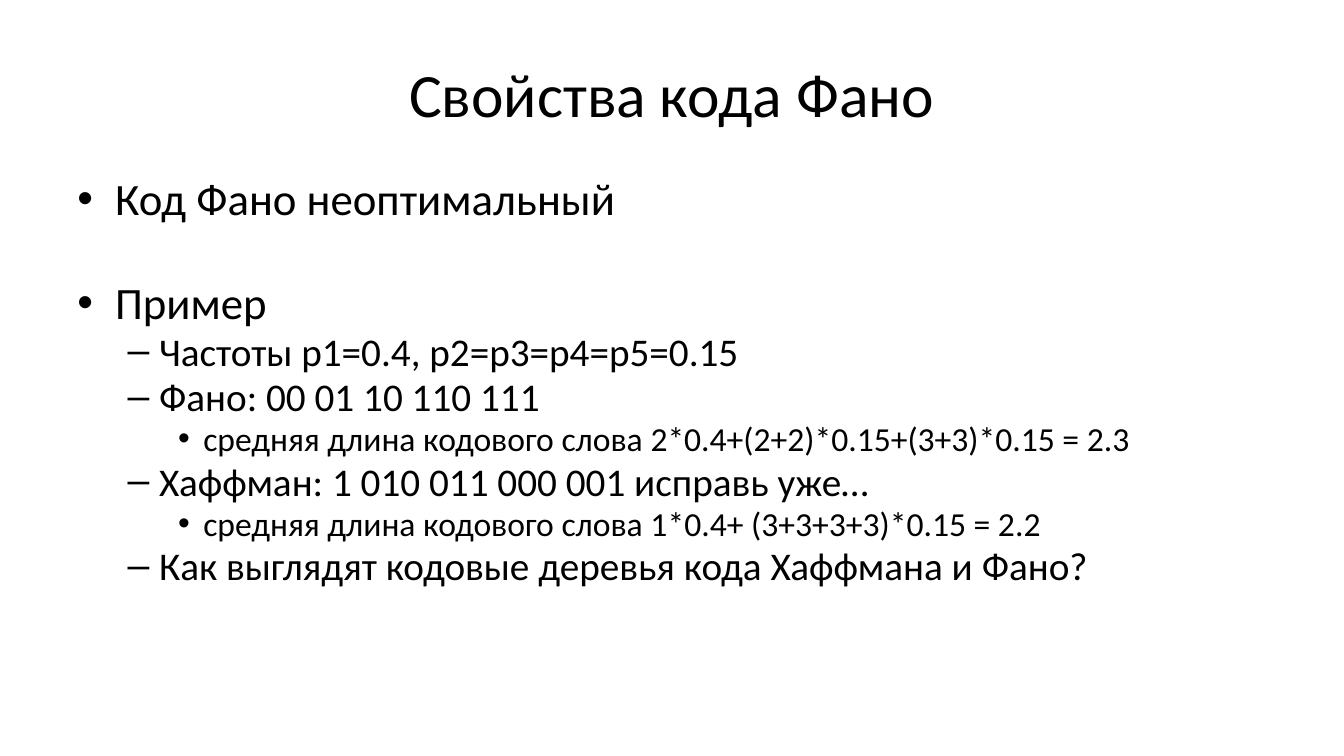
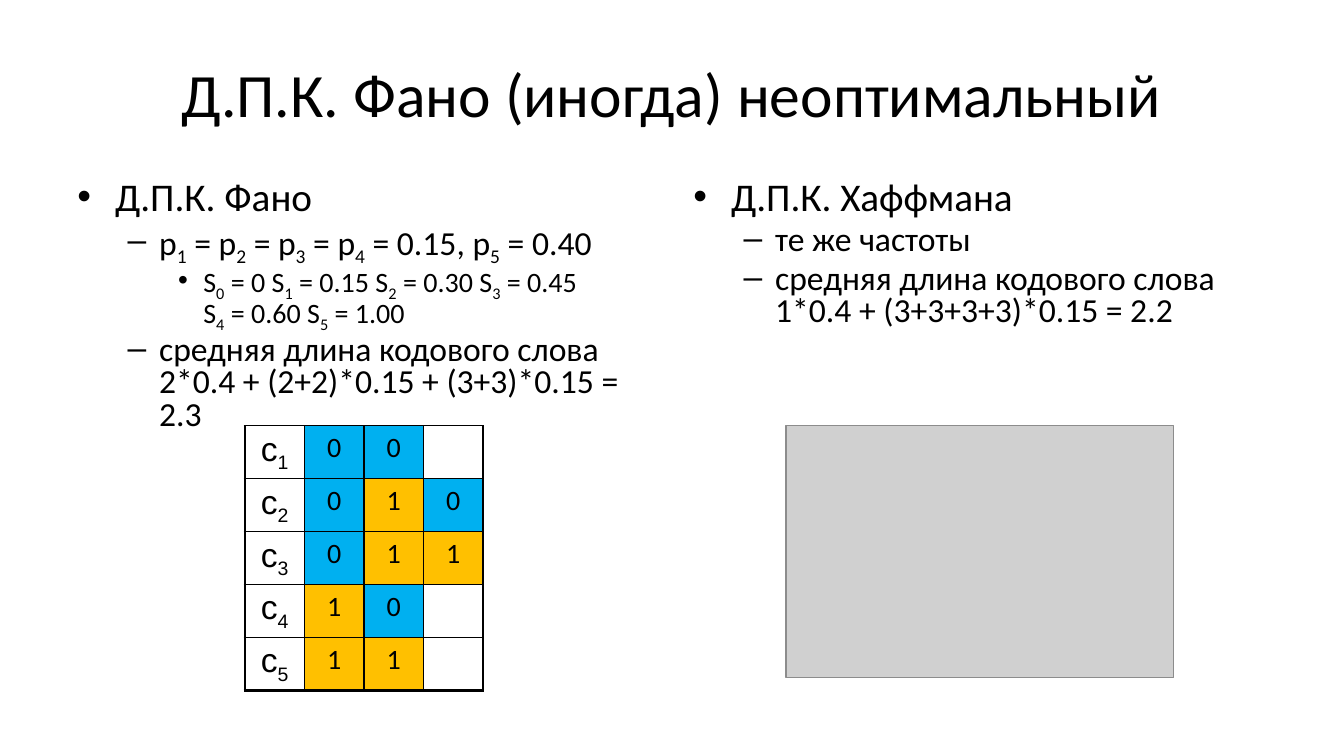
Before and after one commit to Evgueni-Petrov-aka-espetrov/Algorithms-and-Programming-in-C-pptx, a slide deck: slide 27 of 14 Кодирование.pptx (slide 30 before the commit). Drawn at 1344x756 pixels with LibreOffice and Linux fonts; fonts in the diff are those of the drawing; grey boxes stand for pictures. Boxes give left, top, right and bottom in pixels: in the first picture for what was removed or moved away, otherwise in the second. Text is boxed around its words. In the diff, an @@ line names an element or a change of style, - is before the commit and + after.

Commit message:
более строго написал про код Фано и код Шеннона

```diff
--- a/14 Кодирование.pptx
+++ b/14 Кодирование.pptx
@@ title at (x1=182, y1=72, x2=1161, y2=127): text changed @@
-Свойства кода Фано
+Д.П.К. Фано (иногда) неоптимальный
@@ text at (x1=115, y1=184, x2=598, y2=427): text changed; size 28 to 24 pt @@
-• Код Фано неоптимальный
-• Пример
-  – Частоты p1=0.4, p2=p3=p4=p5=0.15
-  – Фано: 00 01 10 110 111
-    • средняя длина кодового слова 2*0.4+(2+2)*0.15+(3+3)*0.15 = 2.3
-  – Хаффман: 1 010 011 000 001 исправь уже…
-    • средняя длина кодового слова 1*0.4+ (3+3+3+3)*0.15 = 2.2
-  – Как выглядят кодовые деревья кода Хаффмана и Фано?
+• Д.П.К. Фано
+  – p1 = p2 = p3 = p4 = 0.15, p5 = 0.40
+    • S0 = 0 S1 = 0.15 S2 = 0.30 S3 = 0.45
+      S4 = 0.60 S5 = 1.00
+  – средняя длина кодового слова
+    2*0.4 + (2+2)*0.15 + (3+3)*0.15 = 2.3
@@ text added at (x1=731, y1=184, x2=1214, y2=327), 24 pt, text #000000 @@
+• Д.П.К. Хаффмана
+  – те же частоты
+  – средняя длина кодового слова
+    1*0.4 + (3+3+3+3)*0.15 = 2.2
@@ table added at (x1=245, y1=425, x2=483, y2=685), 5 rows, 4 columns @@
+с1 | 0 | 0 | 
+с2 | 0 | 1 | 0
+с3 | 0 | 1 | 1
+с4 | 1 | 0 | 
+с5 | 1 | 1 | 
@@ picture added at (x1=786, y1=425, x2=1175, y2=678) @@
```
Also in this commit, not shown: 6 other slides changed, 2 slides added, 5 slides removed.
